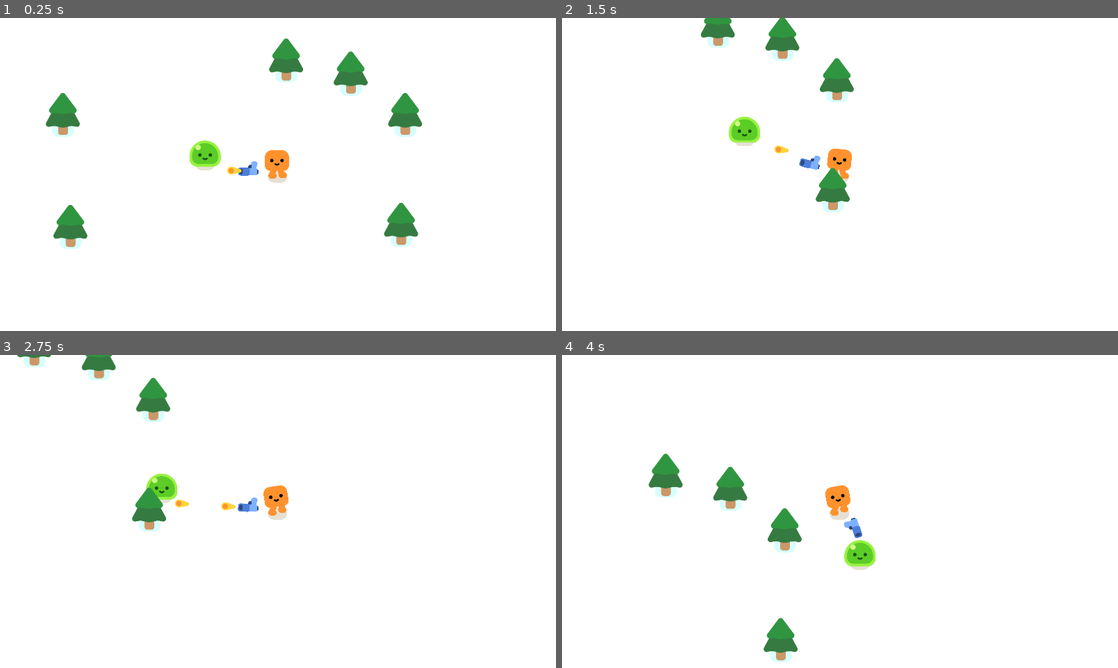
Above: before the commit, frames 1-4 (two rows, left to right).
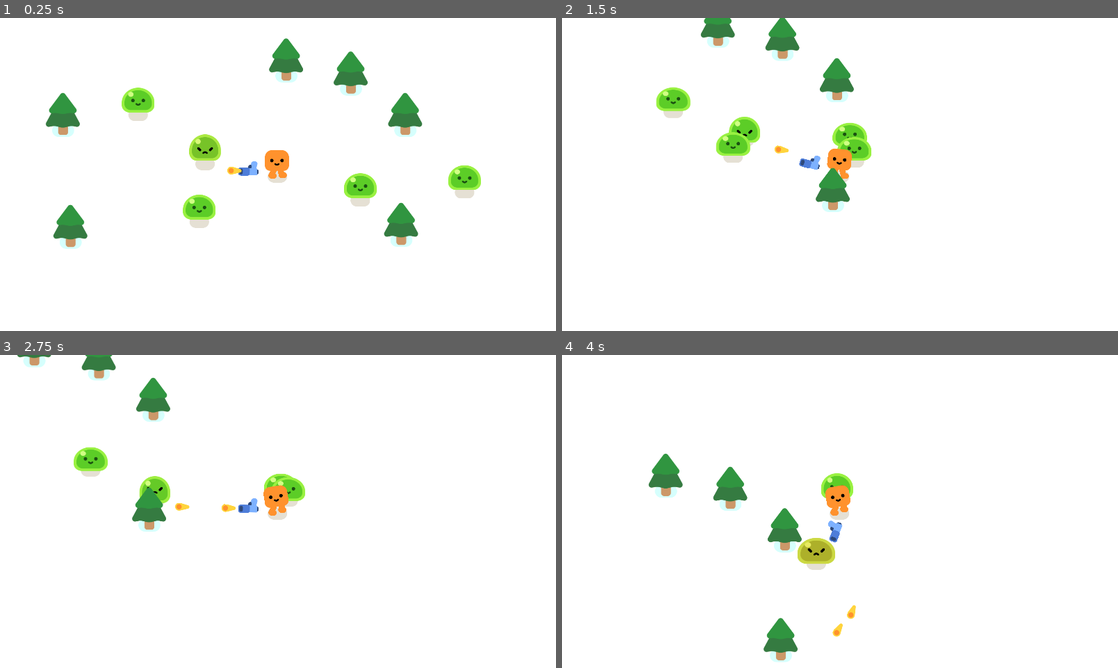
Above: after the commit, the same moments.

Repository: Tonykuang1028/FinalProject
Game: Godot game, scene res://survivors_game.tscn
Two runs of this game, one before a commit and one after it. Both use one fixed random seed, a clock stepped at 60 frames per second and the inputs below.
Inputs:
- Up to frame 1 (0.25 s): no input
- Up to frame 2 (1.5 s): hold D (move_right) 0.53-1.28 s; hold S (move_down) from 1.28 s (still down)
- Up to frame 3 (2.75 s): release S (move_down) at 2.03 s; hold D (move_right) from 2.03 s (still down)
- Up to frame 4 (4 s): release D (move_right) at 2.78 s; hold W (move_up) 2.78-3.53 s; hold A (move_left) from 3.53 s (still down)

The runs differ from the first frame. In frame 1, 2.4% of the frame differs, in the area x 21-87%, y 22-68%; in frame 2, 1.6%; in frame 3, 1.3%; in frame 4, 1.5%.

Commit message:
Added Slime Damage and Animation

Diff:
--- a/mob.gd
+++ b/mob.gd
@@ -1,12 +1,24 @@
 extends CharacterBody2D
 
+var health = 20
 
 @onready var player = get_node("/root/Game/Player")
 
 
-
+func _ready():
+	%Slime.play_walk()
 
 func _physics_process(delta):
 	var direction = global_position.direction_to(player.global_position)
 	velocity = direction * 300.0
 	move_and_slide()
+
+func take_damage():
+	health -= 1
+	%Slime.play_hurt()
+
+	if health == 0:
+		queue_free()
+
+	const SMOKE_SCENE = preload("res://smoke_explosion/smoke_explosion.tscn")
+	var smoke = SMOKE_SCENE.instantiate()
--- a/mob.tscn
+++ b/mob.tscn
@@ -11,6 +11,7 @@
 script = ExtResource("1_hmuao")
 
 [node name="Slime" parent="." instance=ExtResource("1_solbf")]
+unique_name_in_owner = true
 
 [node name="CollisionShape2D" type="CollisionShape2D" parent="."]
 position = Vector2(0, -27)
--- a/survivors_game.tscn
+++ b/survivors_game.tscn
@@ -38,3 +38,15 @@
 
 [node name="PineTree5" parent="." instance=ExtResource("2_i21pu")]
 position = Vector2(985, 203)
+
+[node name="Mob2" parent="." instance=ExtResource("2_k572u")]
+position = Vector2(620, 745)
+
+[node name="Mob3" parent="." instance=ExtResource("2_k572u")]
+position = Vector2(404, 308)
+
+[node name="Mob4" parent="." instance=ExtResource("2_k572u")]
+position = Vector2(1675, 612)
+
+[node name="Mob5" parent="." instance=ExtResource("2_k572u")]
+position = Vector2(1312, 655)
